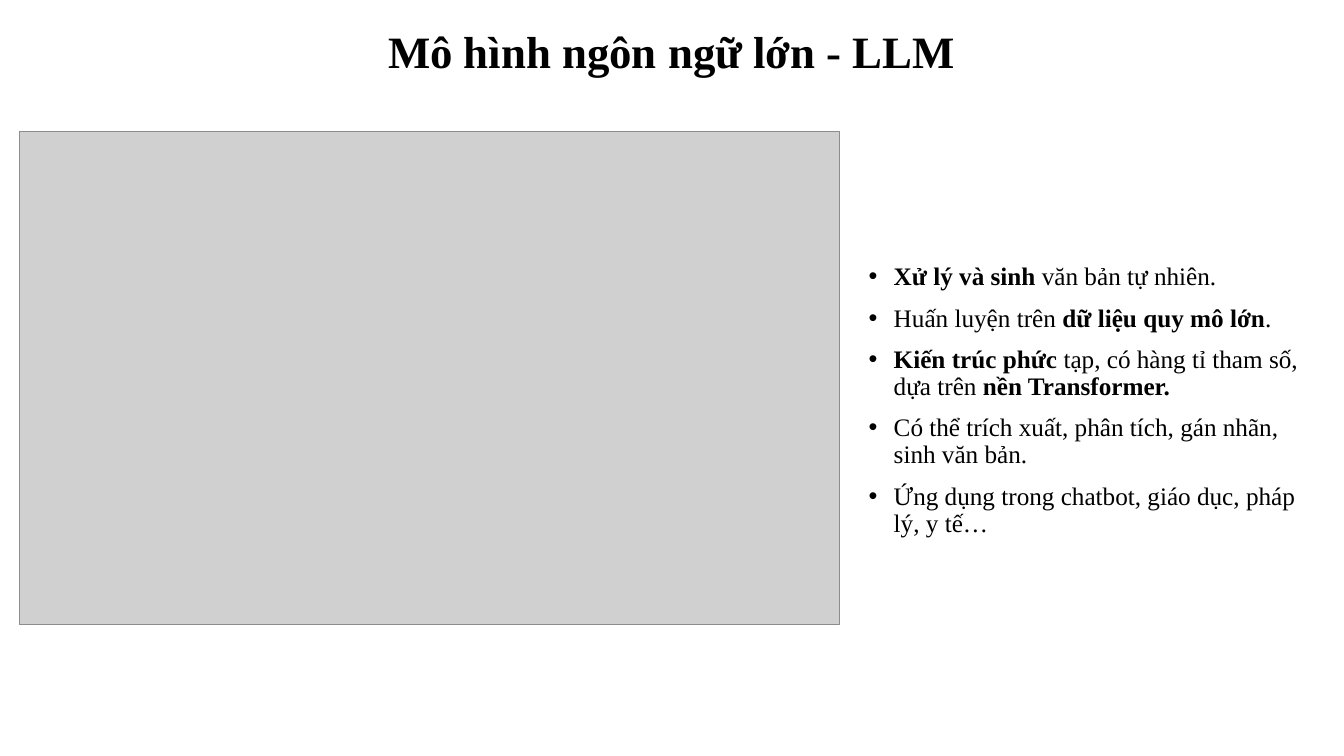
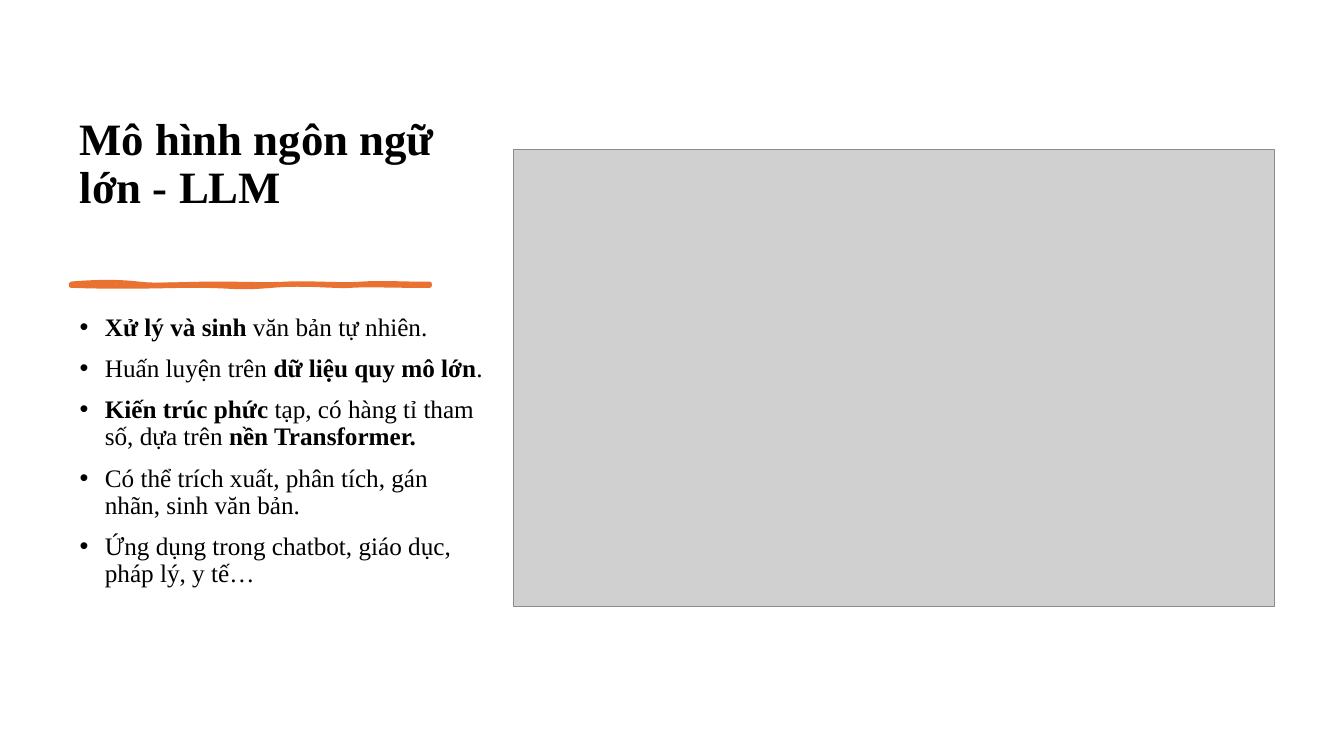
Before and after one commit to ngovanuc/Vietnamese_History_Chatbot, a slide deck: slide 5 of documents/slide bao cao.pptx. Drawn at 1344x756 pixels with LibreOffice and Linux fonts; fonts in the diff are those of the drawing; grey boxes stand for pictures. Boxes give left, top, right and bottom in pixels: in the first picture for what was removed or moved away, otherwise in the second. Text is boxed around its words. In the diff, an @@ line names an element or a change of style, - is before the commit and + after.

Commit message:
Update file slide

```diff
--- a/documents/slide bao cao.pptx
+++ b/documents/slide bao cao.pptx
@@ text "Mô hình ngôn ngữ lớn ...": place and size @@
-text "Mô hình ngôn ngữ lớn ..." at (388,36,955,77)
+text "Mô hình ngôn ngữ lớn ..." at (80,123,434,204)
@@ text "Mô hình ngôn ngữ lớn ..." at (80,123,434,204): alignment centre to left; more space between paragraphs; vertical alignment top to middle @@
@@ picture: place and size @@
-picture at (19,132,840,625)
+picture at (513,149,1274,606)
@@ freeform shape added at (71,283,430,285), fill #E97132, outline #E97132 3 pt @@
@@ text "Xử lý và sinh văn ...": place and size @@
-text "Xử lý và sinh văn ..." at (894,267,1298,538)
+text "Xử lý và sinh văn ..." at (105,318,482,588)
@@ text "Xử lý và sinh văn ..." at (105,318,482,588): vertical alignment middle to top @@
```
Also in this commit, not shown: 4 other slides changed.
